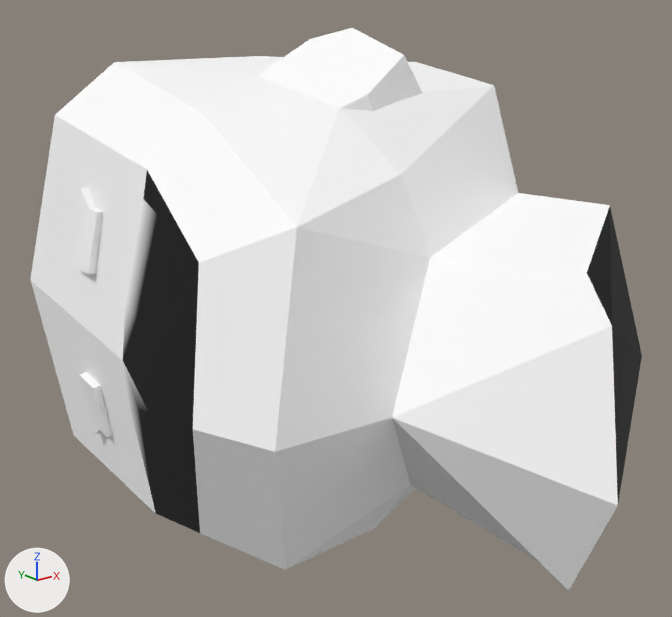
The glTF model client/public/models/parts/modular-fantasy-hero__SK_Chr_Head_Female_15.glb, before and after one commit.
Both versions are drawn from a camera (50 mm lens) standing at (-28.8, 128.8, 160.2) and looking at (-1.0, 163.6, 146.3). Lighting does not change. The marker at lower left points along +X, +Y and +Z. The picture after the commit comes second. Where no turn or scale is listed for an object, it has been applied to the vertices. Vertices at exactly the same position are counted once.

The scene before the commit, as lines of its bpy script (objects in view):
```python
mat_character = bpy.data.materials.new('character')
mat_character.use_nodes = True; mat_character.node_tree.nodes.clear()
_N = mat_character.node_tree.nodes; _L = mat_character.node_tree.links
n0 = _N.new('ShaderNodeBsdfPrincipled'); n0.name = 'Principled BSDF'
n0.inputs[2].default_value = 0.85  # 'Roughness'
n1 = _N.new('ShaderNodeOutputMaterial'); n1.name = 'Material Output'
n2 = _N.new('ShaderNodeVertexColor'); n2.name = 'Color Attribute'
_L.new(n0.outputs[0], n1.inputs[0])  # 'BSDF' to 'Surface'
_L.new(n2.outputs[0], n0.inputs[0])  # 'Color' to 'Base Color'
me_mesh_0 = bpy.data.meshes.new('Mesh_0')
me_mesh_0.from_pydata(...)  # 112 vertices, 206 faces; spans x -13.0..12.3, y 141.5..178.3, z -0.6..25.9
me_mesh_0.materials.append(mat_character)
ob_sk_chr_head_female_14 = bpy.data.objects.new('SK_Chr_Head_Female_14', me_mesh_0)
ob_sk_chr_head_female_14.location = (0.0, 3.27, 133.74)
```
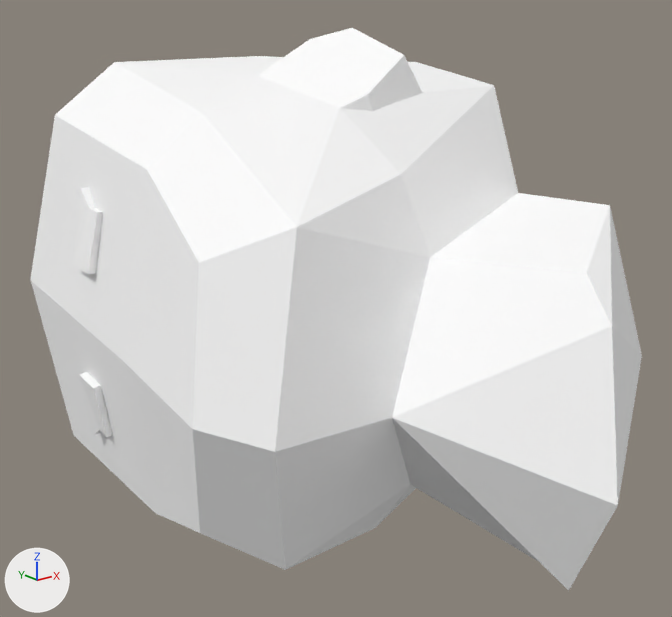
The change, as a diff of the scene's bpy script:
```diff
--- a/client/public/models/parts/modular-fantasy-hero__SK_Chr_Head_Female_15.glb.py
+++ b/client/public/models/parts/modular-fantasy-hero__SK_Chr_Head_Female_15.glb.py
@@ mat_character @@
 n0 = _N.new('ShaderNodeBsdfPrincipled'); n0.name = 'Principled BSDF'
+n0.inputs[0].default_value = (1.0, 1.0, 1.0, 1.0)  # 'Base Color', white #ffffff
 n0.inputs[2].default_value = 0.85  # 'Roughness'
 n1 = _N.new('ShaderNodeOutputMaterial'); n1.name = 'Material Output'
-n2 = _N.new('ShaderNodeVertexColor'); n2.name = 'Color Attribute'
 _L.new(n0.outputs[0], n1.inputs[0])  # 'BSDF' to 'Surface'
-_L.new(n2.outputs[0], n0.inputs[0])  # 'Color' to 'Base Color'
@@ me_mesh_0 @@
 me_mesh_0.from_pydata(...)  # 112 vertices, 206 faces; spans x -13.0..12.3, y 141.5..178.3, z -0.6..25.9
 # used by ob_sk_chr_head_female_14; location = (0.0, 3.27, 133.74)
+# me_mesh_0 part 1: vertex colours changed
 me_mesh_0.materials.append(mat_character)
```

Boxes (x1, y1, x2, y2) around the edits, measured in the pictures (672 x 617 px):
'SK_Chr_Head_Female_14', recoloured
    both: (119, 167, 642, 534)
